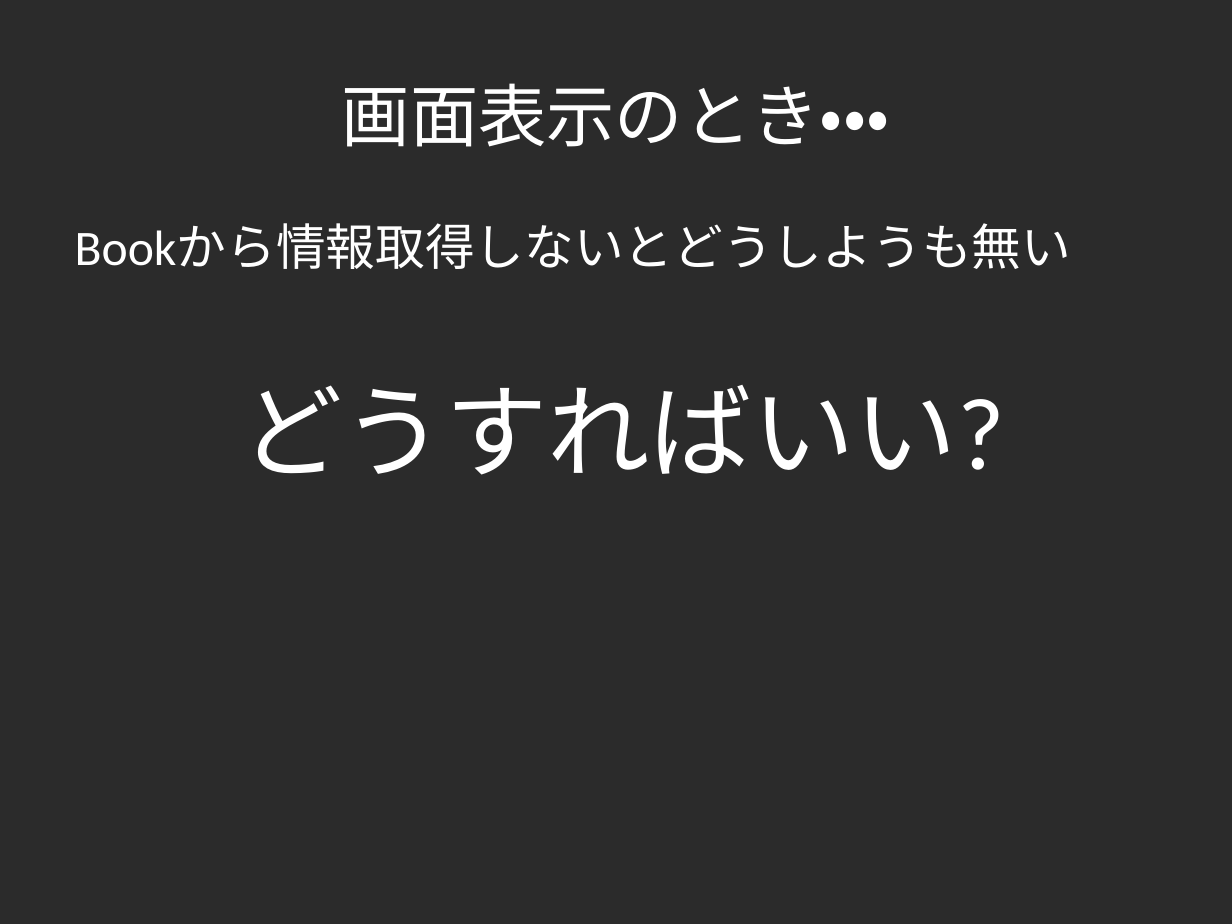
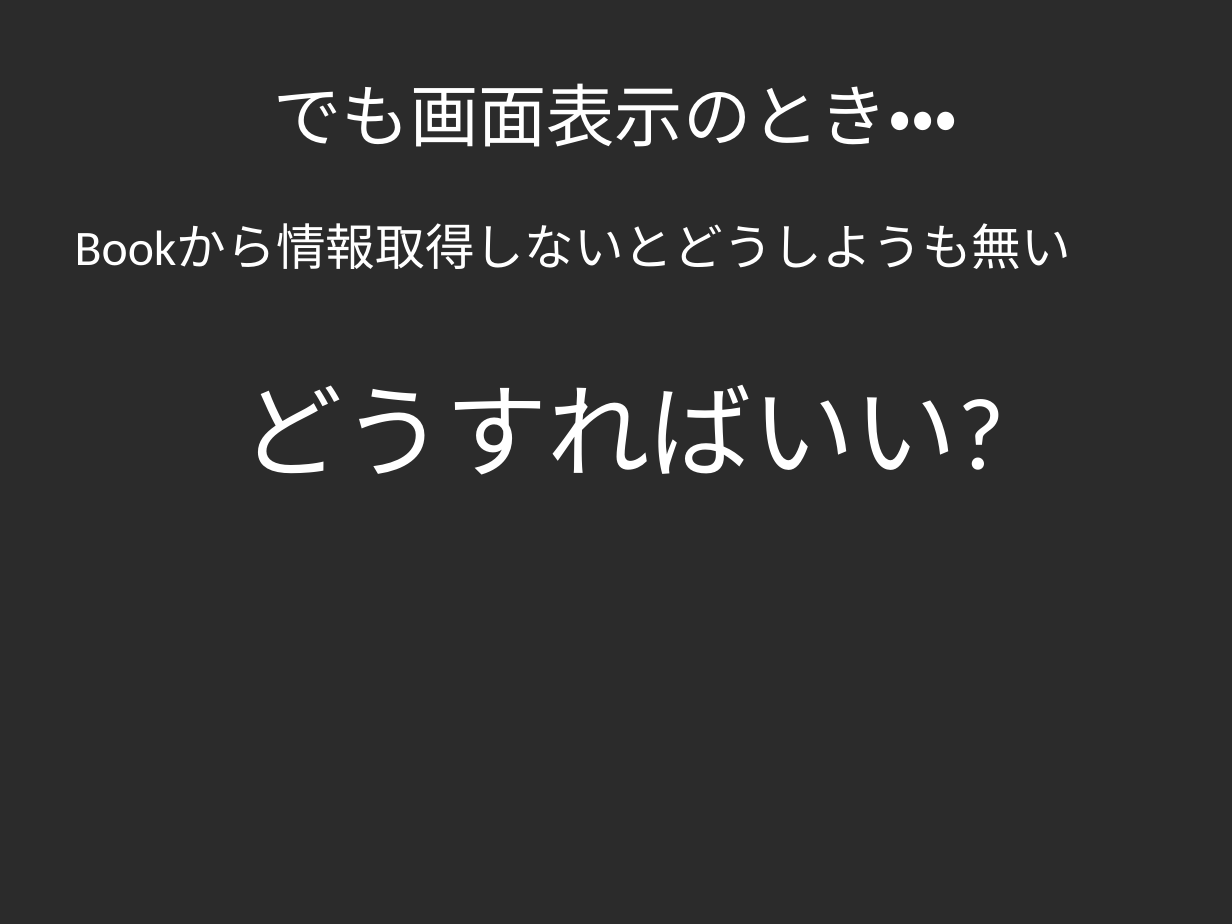
Before and after one commit to yojik/yojik-lib, a slide deck: slide 27 of 2009devsumi/oo_exercise/doc/devsum.odp. Drawn at 1232x924 pixels with LibreOffice and Linux fonts; fonts in the diff are those of the drawing; background and template pictures are left out; a plain dark background stands for a picture behind light text. Boxes give left, top, right and bottom in pixels: in the first picture for what was removed or moved away, otherwise in the second. Text is boxed around its words. In the diff, an @@ line names an element or a change of style, - is before the commit and + after.

```diff
--- a/2009devsumi/oo_exercise/doc/devsum.odp
+++ b/2009devsumi/oo_exercise/doc/devsum.odp
@@ title at <box>273,83,957,147</box>: text changed @@
-画面表示のとき・・・
+でも画面表示のとき・・・
```
Also in this commit, not shown: 1 other slide changed.
